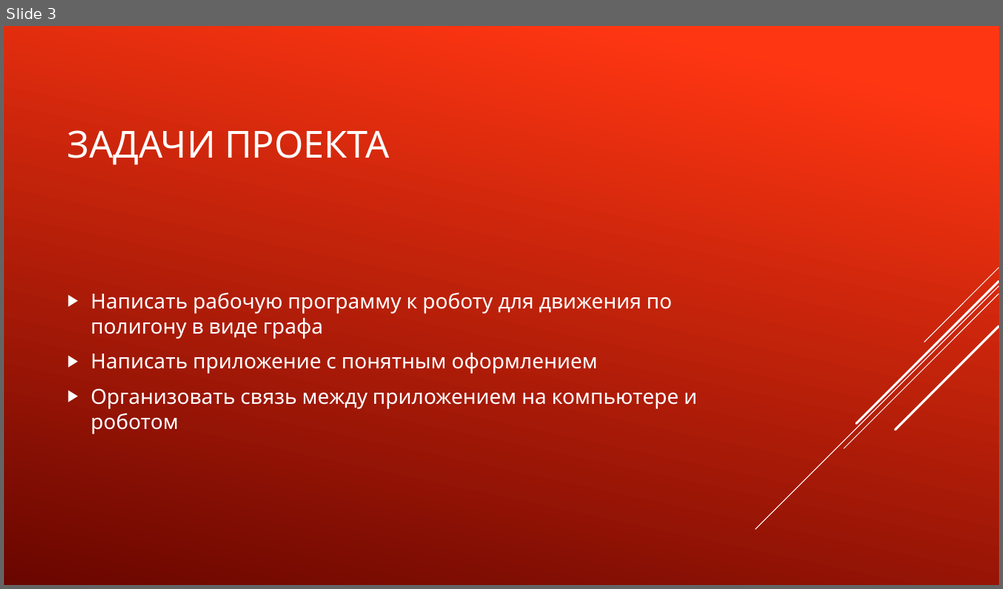
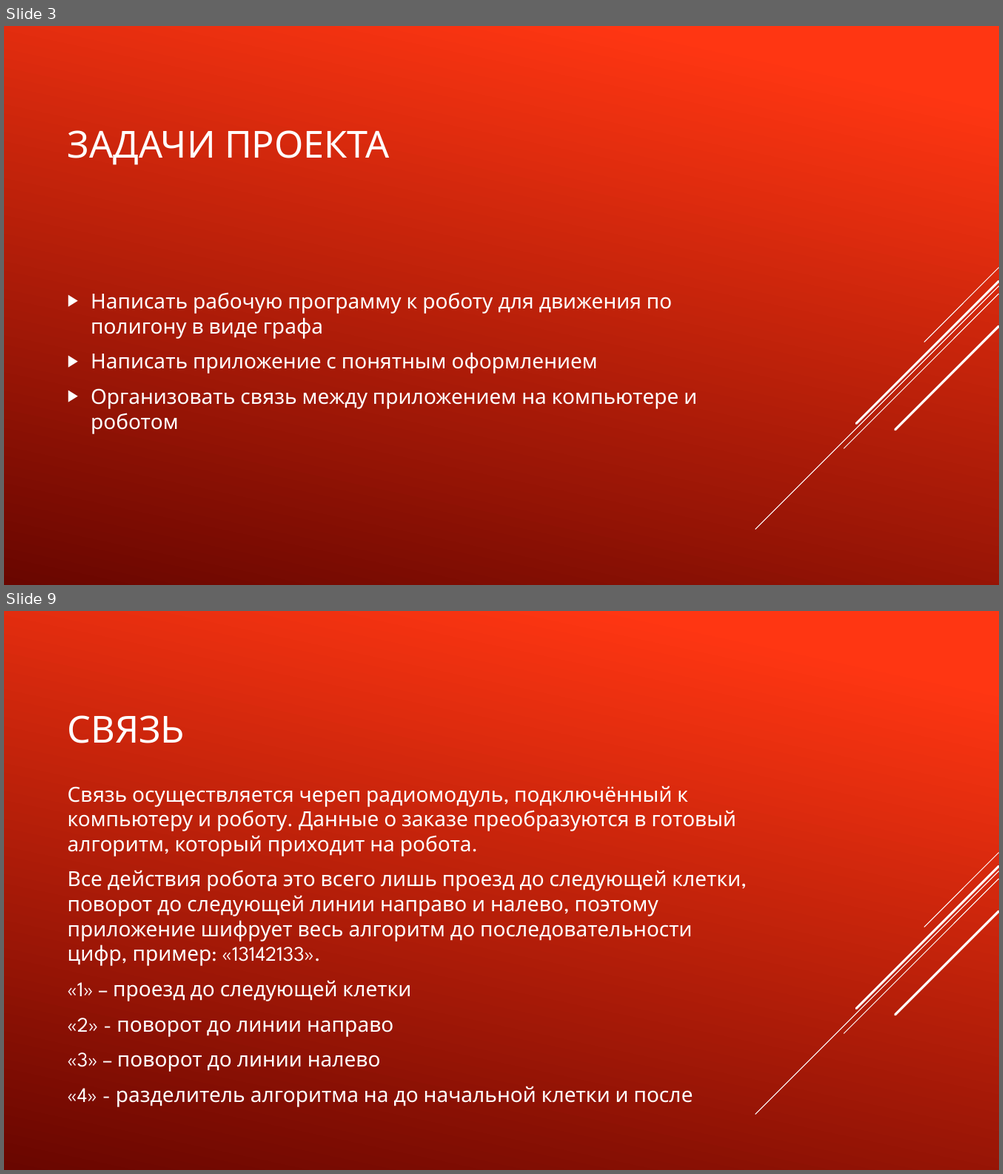
Before and after one commit to TransoChel/ProjectRobotLogistic, a slide deck: Проект «Робот-логист».pptx. Shown one above the other, each under a label of ours: slide 3 before the commit, slides 3 and 9 after it; the slides between them are not shown. The pictures are 1003x589 and 1003x1174 pixels, drawn with LibreOffice and Linux fonts; fonts in the diff are those of the drawing. Boxes give left, top, right and bottom in pixels: in the first picture for what was removed or moved away, otherwise in the second. Text is boxed around its words. In the diff, an @@ line names an element or a change of style, - is before the commit and + after.

```diff
--- a/Проект «Робот-логист».pptx
+++ b/Проект «Робот-логист».pptx
@@ slide 9 added at [4,611,999,1170], background gradient #FF3712 to #6A0600; not listed: 5 template elements that a slide beside it also shows @@
@@ title added at [68,715,185,743], 36 pt, text #FFFFFF @@
+СВЯЗЬ
@@ text added at [68,786,740,1108], 20 pt, text #FFFFFF @@
+Связь осуществляется череп радиомодуль, подключённый к компьютеру и роботу. Данные о заказе преобразуются в готовый алгоритм, который приходит на робота.
+Все действия робота это всего лишь проезд до следующей клетки, поворот до следующей линии направо и налево, поэтому приложение шифрует весь алгоритм до последовательности цифр, пример: «13142133».
+«1» – проезд до следующей клетки
+«2» - поворот до линии направо
+«3» – поворот до линии налево
+«4» - разделитель алгоритма на до начальной клетки и после
```
Also in this commit, not shown: 3 slides changed, 4 other slides added, 1 slide removed, 5 other files.
